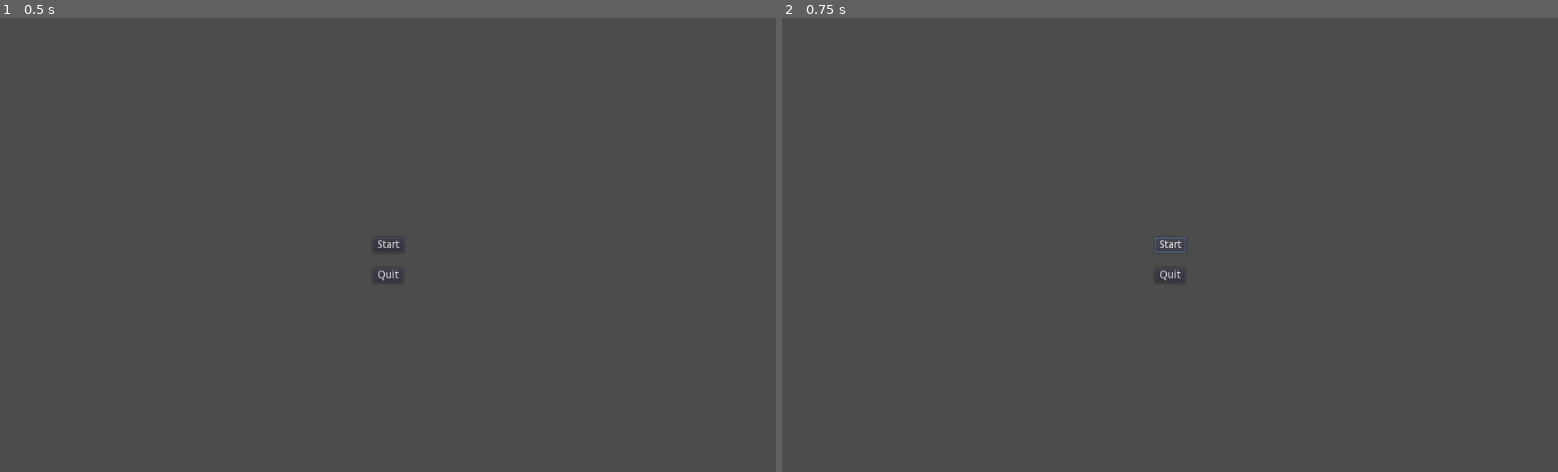
Above: before the commit, frames 1-2 (left to right).
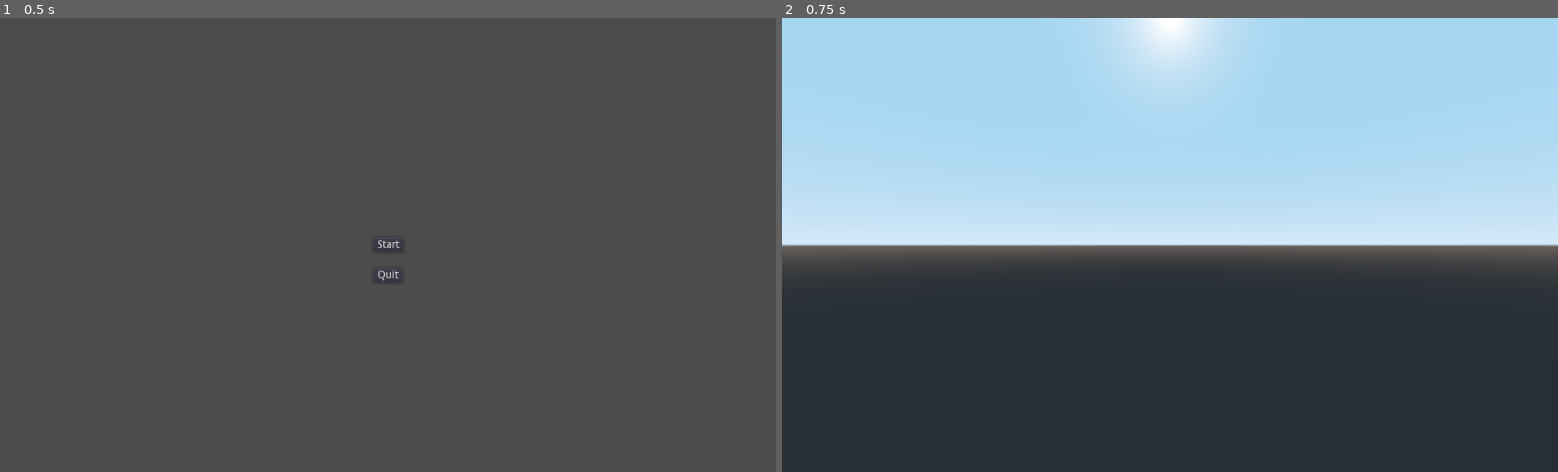
Above: after the commit, the same moments.

Repository: jamesaorson/into-the-crypt
Game: Godot game, scene res://ui/main_menu/main_menu.tscn
Two runs of this game, one before a commit and one after it. Both use one fixed random seed, a clock stepped at 60 frames per second and the inputs below. Before the commit the project starts from res://ui/main_menu.tscn.
Inputs:
- Up to frame 1 (0.5 s): no input
- Up to frame 2 (0.75 s): click "Start" at 0.5 s

Frame 1 is identical in both runs. In frame 2, 94% of the frame differs, in the area x 0-100%, y 0-100%.

Commit message:
Add empty world scene with a camera

Diff:
--- a/project.godot
+++ b/project.godot
@@ -16,7 +16,7 @@
 [application]
 
 config/name="IntoTheCrypt"
-run/main_scene="res://ui/main_menu.tscn"
+run/main_scene="res://ui/main_menu/main_menu.tscn"
 config/icon="res://icon.png"
 
 [display]
--- a/ui/main_menu.tscn
+++ /dev/null
@@ -1,35 +0,0 @@
-[gd_scene load_steps=3 format=2]
-
-[ext_resource path="res://ui/start_button.gd" type="Script" id=1]
-[ext_resource path="res://ui/quit_button.gd" type="Script" id=2]
-
-[node name="main_menu_control" type="Control"]
-anchor_right = 1.0
-anchor_bottom = 1.0
-
-[node name="start" type="Button" parent="."]
-anchor_left = 0.5
-anchor_top = 0.5
-anchor_right = 0.5
-anchor_bottom = 0.5
-margin_left = -20.5
-margin_top = -10.0
-margin_right = 20.5
-margin_bottom = 10.0
-text = "Start"
-script = ExtResource( 1 )
-
-[node name="quit" type="Button" parent="."]
-anchor_left = 0.5
-anchor_top = 0.5
-anchor_right = 0.5
-anchor_bottom = 0.5
-margin_left = -20.0
-margin_top = 30.0
-margin_right = 20.0
-margin_bottom = 50.0
-text = "Quit"
-script = ExtResource( 2 )
-
-[connection signal="pressed" from="start" to="start" method="_on_start_pressed"]
-[connection signal="pressed" from="quit" to="quit" method="_on_quit_pressed"]
--- /dev/null
+++ b/ui/main_menu/main_menu.gd
@@ -0,0 +1,7 @@
+extends Button
+
+func _on_quit_button_pressed():
+	get_tree().quit()
+
+func _on_start_button_pressed():
+	get_tree().change_scene("res://world/world.tscn")
--- /dev/null
+++ b/ui/main_menu/main_menu.tscn
@@ -0,0 +1,37 @@
+[gd_scene load_steps=2 format=2]
+
+[ext_resource path="res://ui/main_menu/main_menu.gd" type="Script" id=1]
+
+[node name="main_menu_control" type="Control"]
+editor/display_folded = true
+anchor_right = 1.0
+anchor_bottom = 1.0
+
+[node name="start_button" type="Button" parent="."]
+anchor_left = 0.5
+anchor_top = 0.5
+anchor_right = 0.5
+anchor_bottom = 0.5
+margin_left = -20.5
+margin_top = -10.0
+margin_right = 20.5
+margin_bottom = 10.0
+text = "Start"
+script = ExtResource( 1 )
+
+[node name="quit_button" type="Button" parent="."]
+anchor_left = 0.5
+anchor_top = 0.5
+anchor_right = 0.5
+anchor_bottom = 0.5
+margin_left = -20.0
+margin_top = 30.0
+margin_right = 20.0
+margin_bottom = 50.0
+text = "Quit"
+script = ExtResource( 1 )
+
+[node name="Spatial" type="Spatial" parent="."]
+
+[connection signal="pressed" from="start_button" to="start_button" method="_on_start_button_pressed"]
+[connection signal="pressed" from="quit_button" to="quit_button" method="_on_quit_button_pressed"]
--- a/ui/quit_button.gd
+++ /dev/null
@@ -1,4 +0,0 @@
-extends Button
-
-func _on_quit_pressed():
-	get_tree().quit()
--- a/ui/start_button.gd
+++ /dev/null
@@ -1,4 +0,0 @@
-extends Button
-
-func _on_start_pressed():
-	pass
--- /dev/null
+++ b/world/world.tscn
@@ -0,0 +1,5 @@
+[gd_scene format=2]
+
+[node name="Spatial" type="Spatial"]
+
+[node name="Camera" type="Camera" parent="."]
